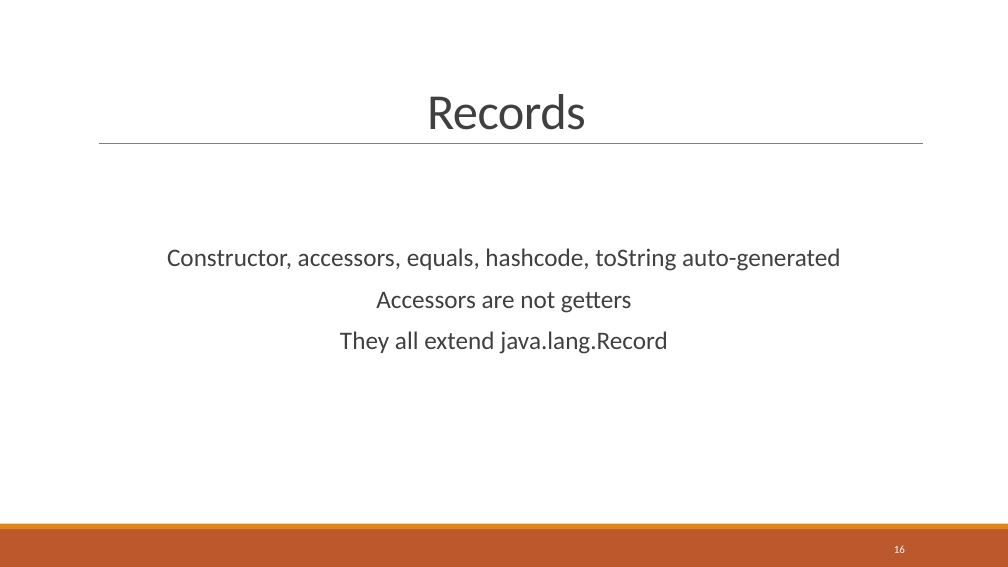
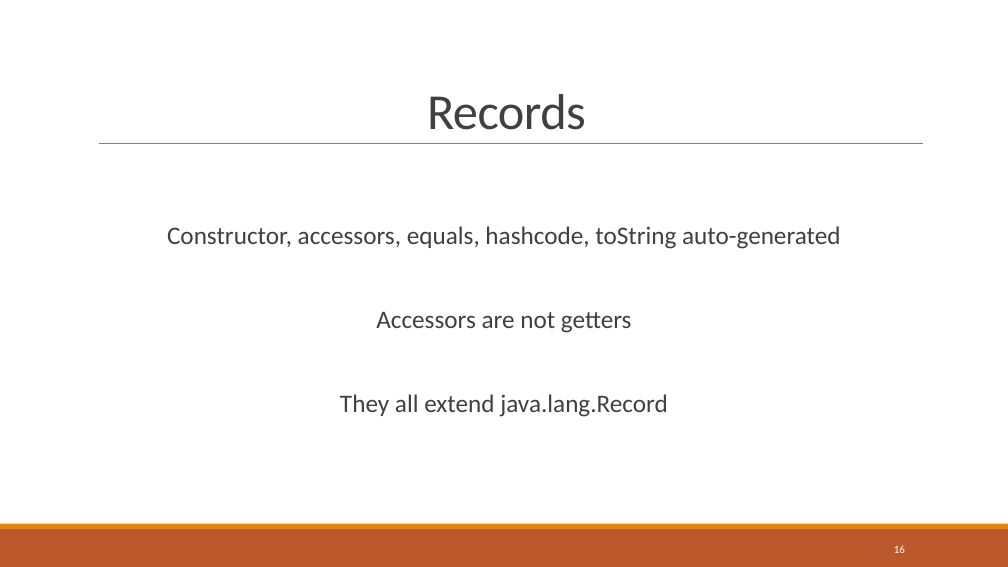
Before and after one commit to bnau/java-11-17, a slide deck: slide 16 of java-11-17.pptx. Drawn at 1008x567 pixels with LibreOffice and Linux fonts; fonts in the diff are those of the drawing; background and template pictures are left out. Boxes give left, top, right and bottom in pixels: in the first picture for what was removed or moved away, otherwise in the second. Text is boxed around its words. In the diff, an @@ line names an element or a change of style, - is before the commit and + after.

```diff
--- a/java-11-17.pptx
+++ b/java-11-17.pptx
@@ text "Constructor, accessors, equals, hashcode, toString ..." rewrapped from [167,248,840,354] to [167,226,840,417] @@
```
Also in this commit, not shown: 9 other slides changed, 4 slides added, 8 other files.
